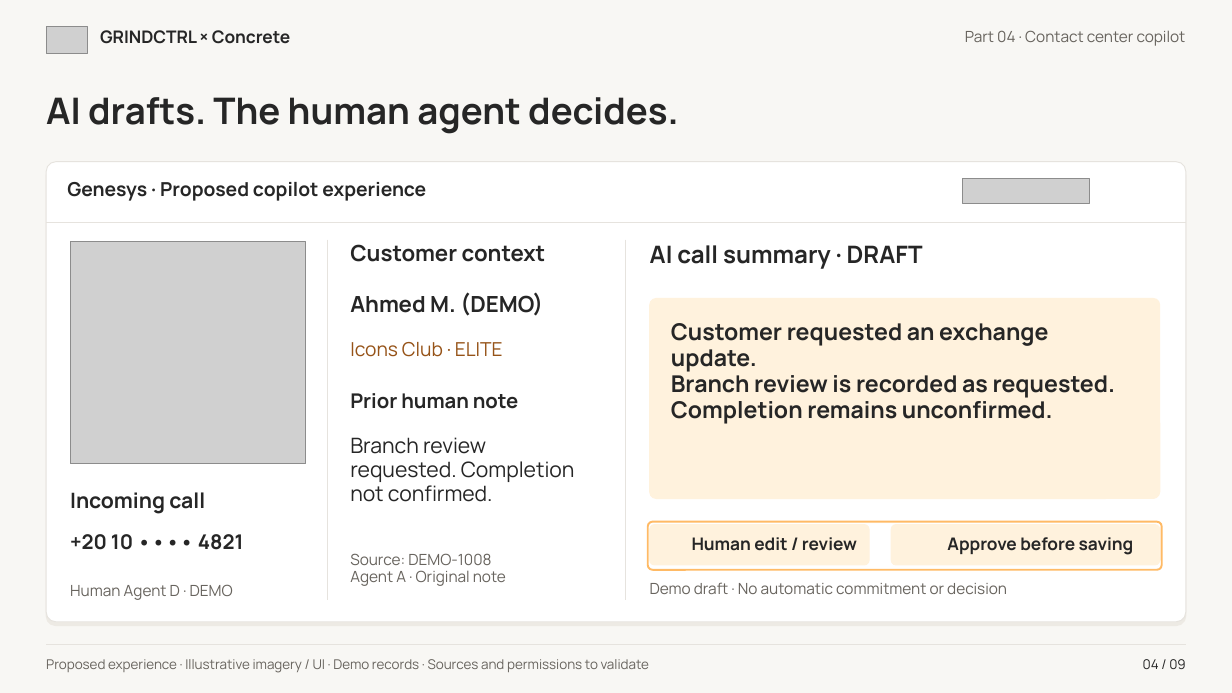
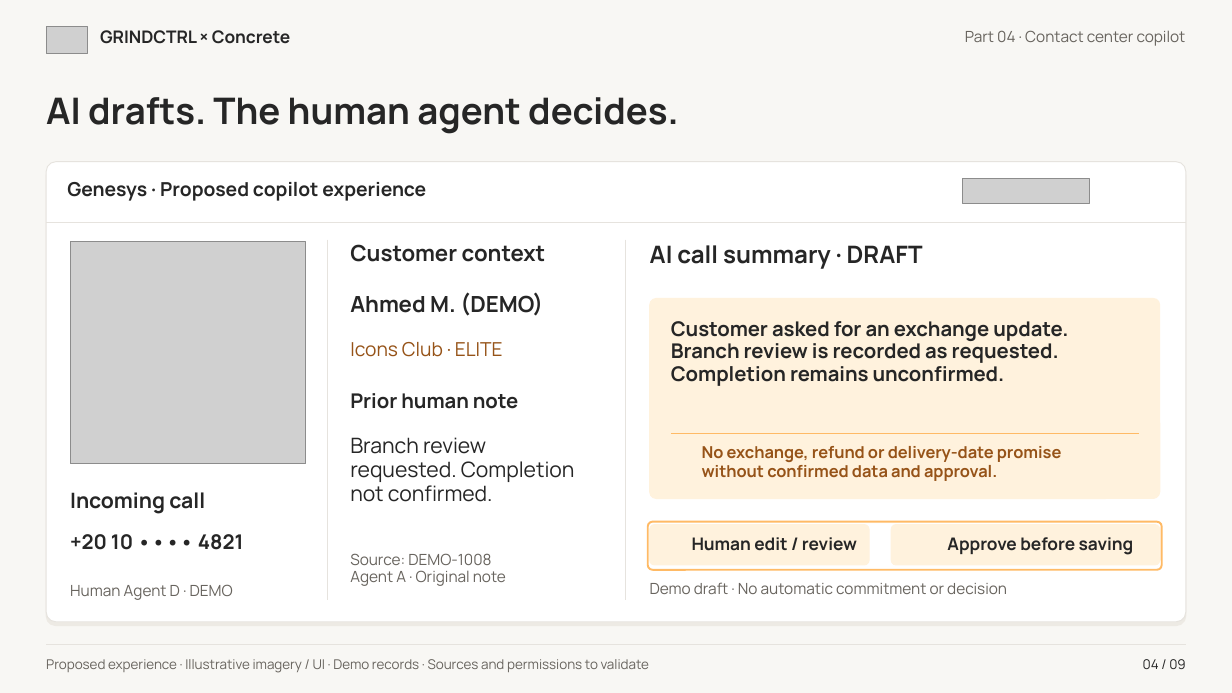
Before and after one commit to mhhmod/grindctrl_booking, a slide deck: slide 4 of GRINDCTRL_Concrete_Part04_AI_Opportunities_en.pptx. Drawn at 1232x693 pixels with LibreOffice and Linux fonts; fonts in the diff are those of the drawing; grey boxes stand for pictures; background and template pictures are left out. Boxes give left, top, right and bottom in pixels: in the first picture for what was removed or moved away, otherwise in the second. Text is boxed around its words. In the diff, an @@ line names an element or a change of style, - is before the commit and + after.

```diff
--- a/GRINDCTRL_Concrete_Part04_AI_Opportunities_en.pptx
+++ b/GRINDCTRL_Concrete_Part04_AI_Opportunities_en.pptx
@@ text at (x1=671, y1=321, x2=1068, y2=341): text changed; size 18 to 15.8 pt @@
-Customer requested an exchange update.
+Customer asked for an exchange update.
@@ text at (x1=671, y1=339, x2=1059, y2=386): size 18 to 15.8 pt in "Branch review is recorded as requested.", "Completion remains unconfirmed."; line spacing 20.2pt to 17.6pt @@
@@ line added from (671, 433) to (1139, 433), #FFBA65 0.75 pt @@
@@ text added at (x1=702, y1=446, x2=1062, y2=481), 12.8 pt, text #965318, bold @@
+No exchange, refund or delivery-date promise
+without confirmed data and approval.
```
Also in this commit, not shown: 7 other slides changed, 40 other files.
